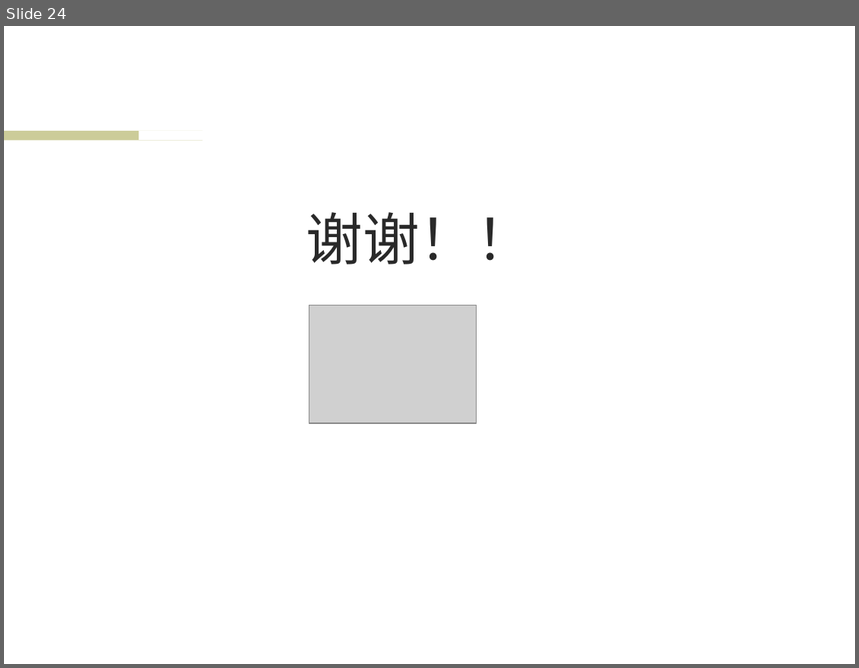
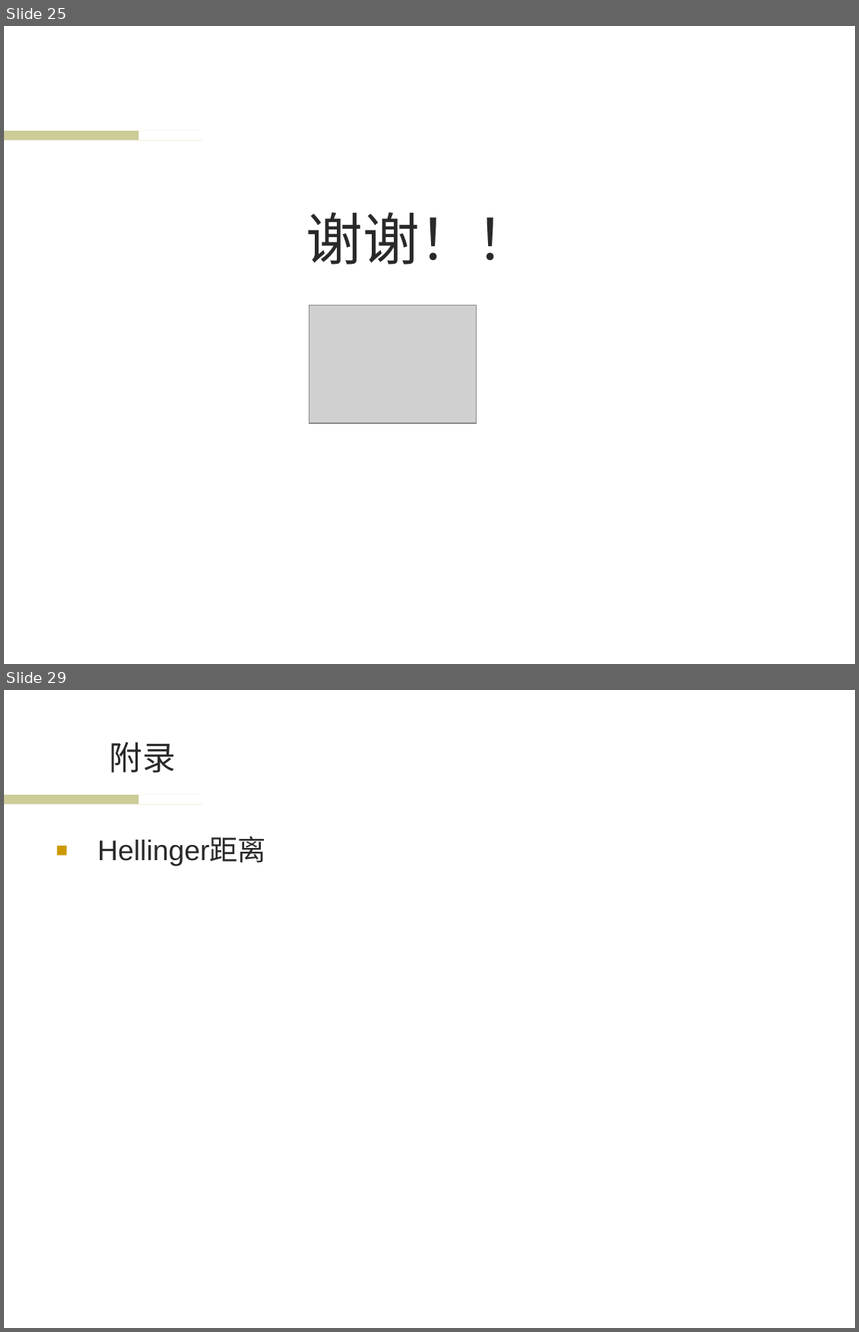
Before and after one commit to wwssttt/NJUThesis, a slide deck: ppt/一种基于时间序列分析的个性化音乐推荐系统及其实现.ppt. Shown one above the other, each under a label of ours: slide 24 before the commit, slides 25 and 29 after it; the slides between them are not shown. The pictures are 859x668 and 859x1332 pixels, drawn with LibreOffice and Linux fonts; fonts in the diff are those of the drawing; grey boxes stand for pictures; background and template pictures are left out. Boxes give left, top, right and bottom in pixels: in the first picture for what was removed or moved away, otherwise in the second. Text is boxed around its words. In the diff, an @@ line names an element or a change of style, - is before the commit and + after.

Commit message:
ppt:附录

```diff
--- a/ppt/一种基于时间序列分析的个性化音乐推荐系统及其实现.ppt
+++ b/ppt/一种基于时间序列分析的个性化音乐推荐系统及其实现.ppt
@@ slide 29 added at (4,690,855,1328), background #FFFFFF; not listed: 2 template elements that a slide beside it also shows @@
@@ title added at (110,742,176,773), 28 pt, text #292929 @@
+附录
@@ text added at (97,838,266,866), 24 pt, text #292929 @@
+■ Hellinger距离
@@ what was slide 24 is now slide 25 @@
```
Also in this commit, not shown: 4 slides changed, 6 other slides added.
